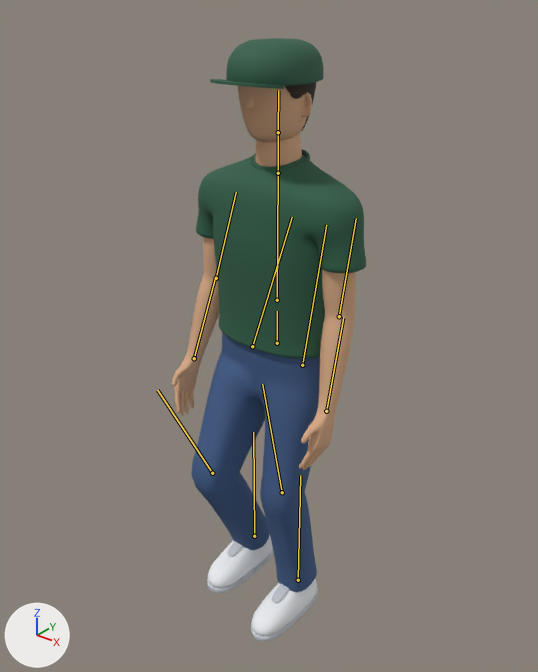
One commit to the glTF model public/assets/models/cafe-staff.glb: the scene before it, then after it.
Before and after are seen from a 50 mm camera at (1.157, -1.483, 1.831) aimed at (-0.011, -0.022, 0.926). The lights are fixed; the arrows at lower left show +X, +Y and +Z. The first picture is the older version. Both versions are drawn at frame 17 of the action 'Walk'; the numbers are the values there. The bones that change, and the others that lie on the model, are drawn over the model as lines.

The first picture shows 'MannequinBody', 'StaffCap'.
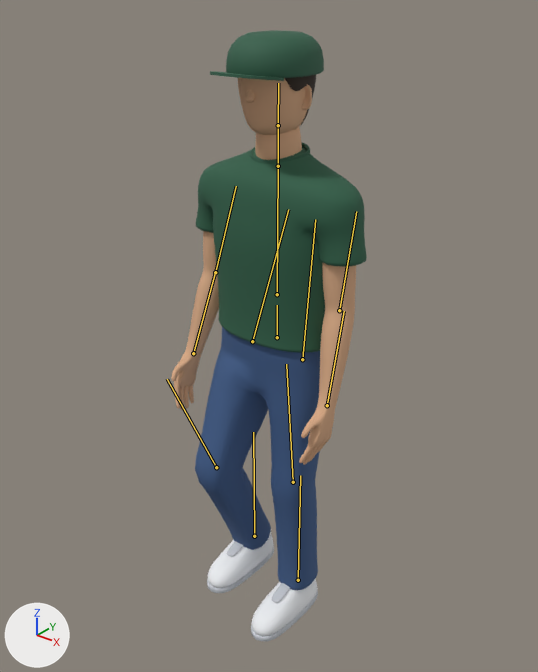
What the commit changed:
Bone 'Hips' (bone_hips) moves from (0.0, -0.021, 0.0) to (0.0, -0.004, 0.0).
Bone 'LeftLeg' (bone_leftleg) turns from (-28, 0, 0) to (-25, 0, 0) degrees about its own x, y and z.
Bone 'LeftLowerLeg' (bone_leftlowerleg) turns from (55, 0, 0) to (50, 0, 0) degrees about its own x, y and z.
Bone 'RightLeg' (bone_rightleg) turns from (-14, 0, 0) to (-6, 0, 0) degrees about its own x, y and z.
Bone 'RightLowerLeg' (bone_rightlowerleg) turns from (26, 0, 0) to (12, 0, 0) degrees about its own x, y and z.
Bone 'RightFoot' (bone_rightfoot) turns from (-13, 0, 0) to (-5, 0, 0) degrees about its own x, y and z.

Pixel boxes (x1, y1, x2, y2) of what changed, in the pictures (538 x 672 px):
'MannequinBody', posed: before (172, 82, 366, 642); after (171, 75, 367, 642)
'StaffCap', posed: before (210, 38, 324, 89); after (210, 30, 324, 81)
bone 'Hips', root to tip: before (277, 343) to (277, 311); after (277, 337) to (277, 305)
bone 'LeftLeg', root to tip: before (252, 346) to (292, 217); after (252, 341) to (288, 209)
bone 'LeftLowerLeg', root to tip: before (212, 473) to (157, 390); after (216, 467) to (167, 379)
bone 'RightLeg', root to tip: before (302, 365) to (326, 225); after (302, 359) to (315, 219)
bone 'RightLowerLeg', root to tip: before (282, 492) to (262, 384); after (293, 482) to (286, 364)
